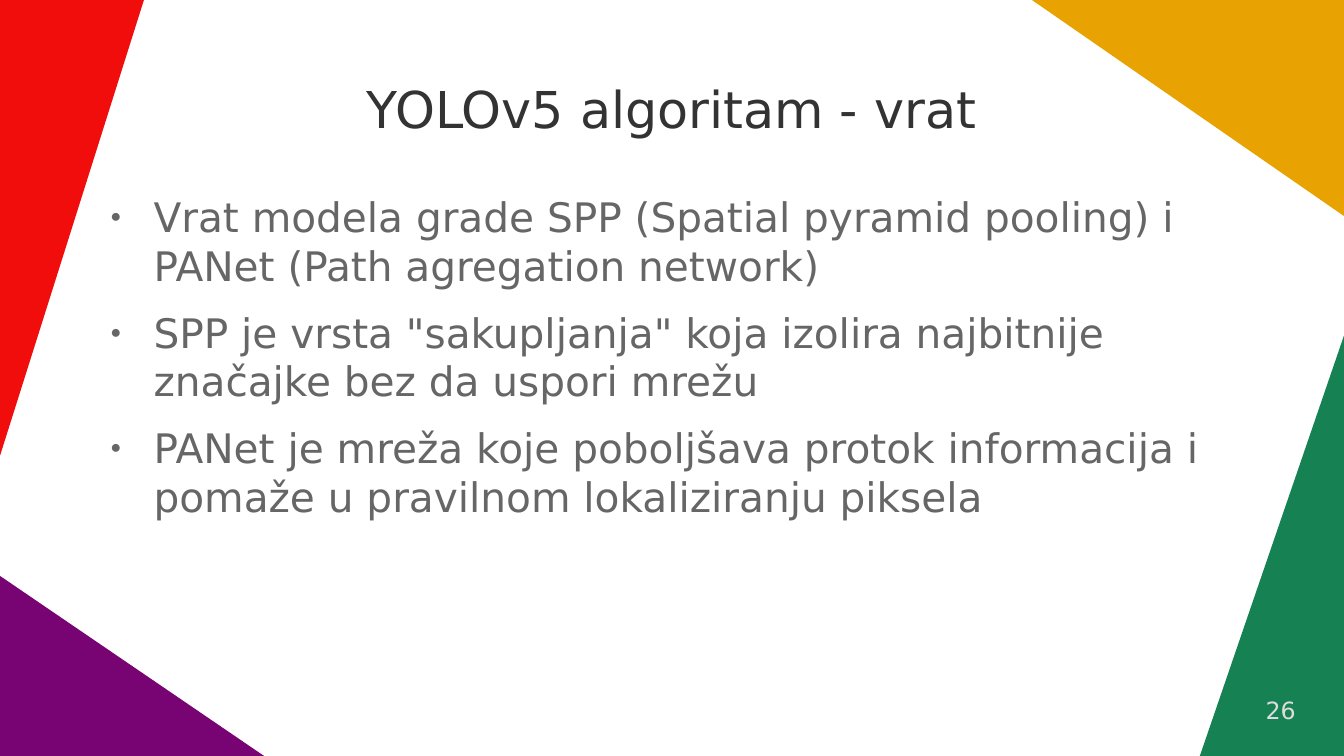
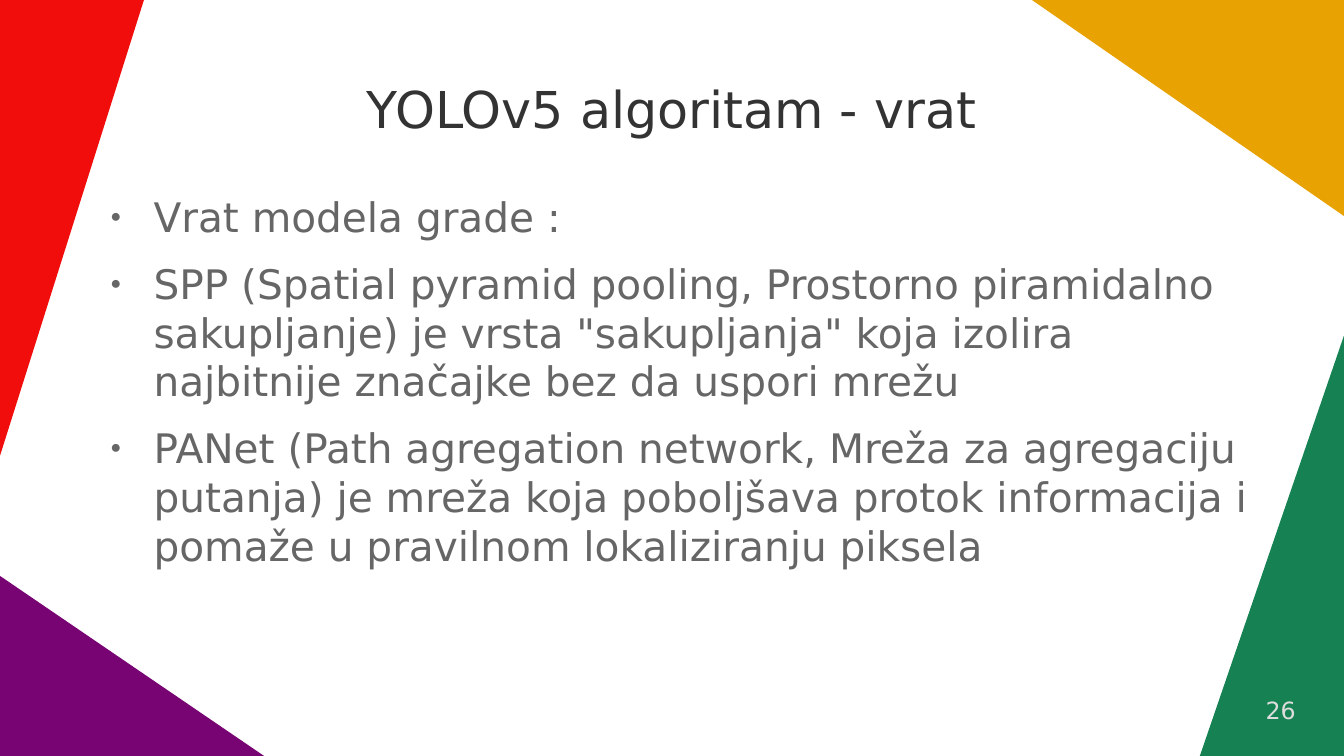
Before and after one commit to VidJoha/Seminar---CNN-i-YOLO-algoritmi, a slide deck: slide 26 of Konvolucijske neuralne mreže.odp. Drawn at 1344x756 pixels with LibreOffice and Linux fonts; fonts in the diff are those of the drawing. Boxes give left, top, right and bottom in pixels: in the first picture for what was removed or moved away, otherwise in the second. Text is boxed around its words. In the diff, an @@ line names an element or a change of style, - is before the commit and + after.

```diff
--- a/Konvolucijske neuralne mreže.odp
+++ b/Konvolucijske neuralne mreže.odp
@@ text at (154, 201, 1247, 569): text changed @@
-● Vrat modela grade SPP (Spatial pyramid pooling) i PANet (Path agregation network)
-● SPP je vrsta "sakupljanja" koja izolira najbitnije značajke bez da uspori mrežu
-● PANet je mreža koje poboljšava protok informacija i pomaže u pravilnom lokaliziranju piksela
+● Vrat modela grade :
+● SPP (Spatial pyramid pooling, Prostorno piramidalno sakupljanje) je vrsta "sakupljanja" koja izolira najbitnije značajke bez da uspori mrežu
+● PANet (Path agregation network, Mreža za agregaciju putanja) je mreža koja poboljšava protok informacija i pomaže u pravilnom lokaliziranju piksela
```
Also in this commit, not shown: 2 other slides changed.
